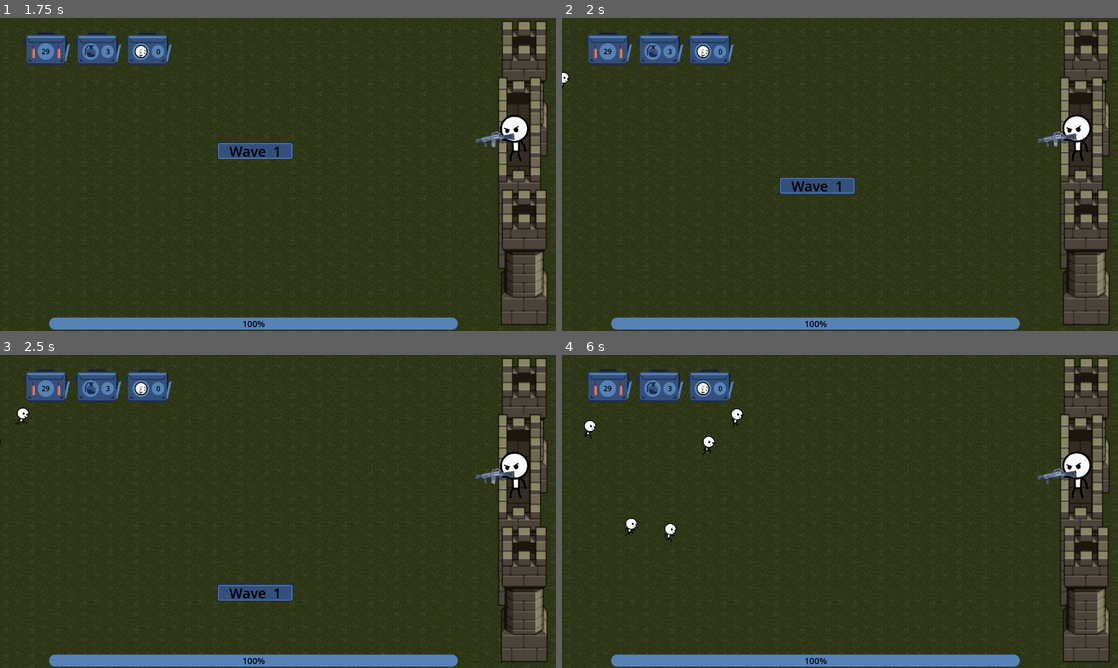
Above: before the commit, frames 1-4 (two rows, left to right).
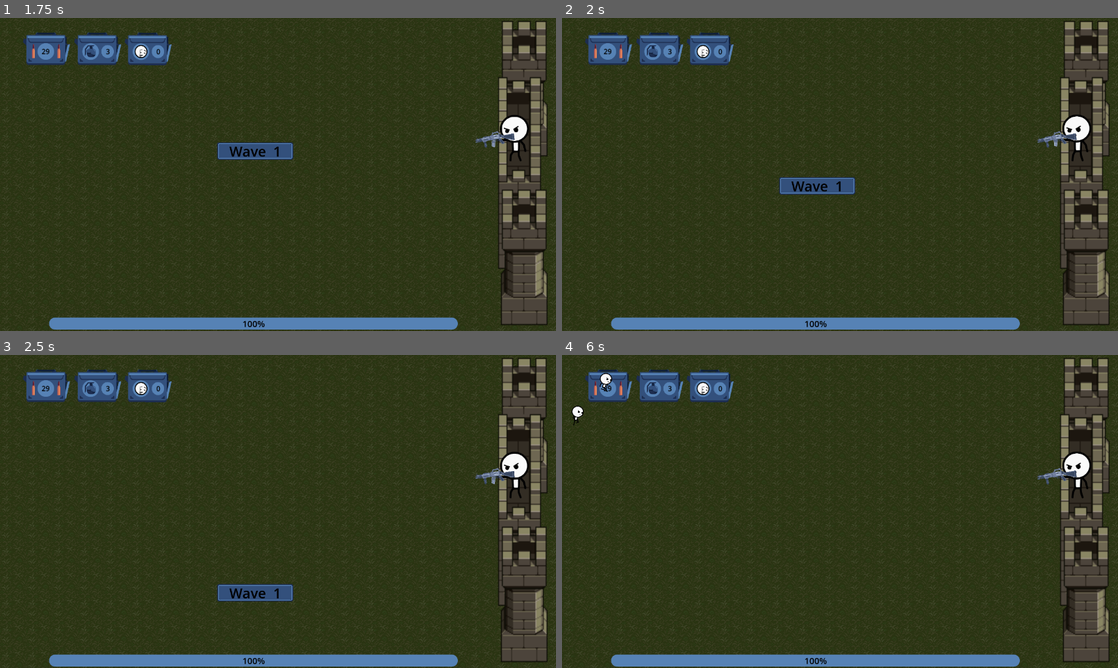
Above: after the commit, the same moments.

Repository: J-R2/stickman_fortress
Game: Godot game, scene res://scenes/main.tscn
Same seed, same stepped clock (60 frames per second), same inputs: the game is played once before the commit and once after it. Sound files missing from this copy of the repository are replaced by a short silence.
Inputs (mouse positions are in pixels of both pictures, inside the frame that each line leads up to):
- Up to frame 1 (1.75 s): click "PLAY" at 0.5 s; tap Enter at 1.25 s; move the mouse to (400, 158) at 1.27 s; tap R at 1.35 s; click (400, 158) at 1.42 s
- Up to frame 2 (2 s): no input
- Up to frame 3 (2.5 s): move the mouse to (166, 527) at 2.02 s; tap R at 2.1 s; click (166, 527) at 2.17 s
- Up to frame 4 (6 s): move the mouse to (895, 442) at 2.77 s; tap R every 0.75 s from 2.85 to 5.85 s; click (895, 442) at 2.92 s; move the mouse to (812, 574) at 3.52 s; click (812, 574) at 3.67 s; move the mouse to (1006, 558) at 4.27 s; click (1006, 558) at 4.42 s; move the mouse to (673, 464) at 5.02 s; click (673, 464) at 5.17 s; move the mouse to (867, 511) at 5.77 s; click (867, 511) at 5.92 s

Frame 1 is identical in both runs. In frame 2, less than 0.1% of the frame differs, in the area x 0-2%, y 17-23%; in frame 3, less than 0.1%; in frame 4, 0.6%, in the area x 1-33%, y 5-60%.

Commit message:
fixed hud intercepting mouse clicks, increased delay between waves

Diff:
--- a/scenes/enemy_spawner_scene/enemy_spawner.gd
+++ b/scenes/enemy_spawner_scene/enemy_spawner.gd
@@ -67,6 +67,7 @@
 
 ## Sets the wave banner text and flies the banner across the screen.
 func show_wave_banner() -> void :
+	timer.stop()
 	var txt = "Wave  " + str(current_wave)
 	var banner = $WaveBanner
 	var label = $WaveBanner/Label
@@ -75,6 +76,7 @@
 	var tween = create_tween()
 	tween.tween_property(banner, "position:y", screen_size.y + 150, 3.0)
 	await tween.finished
+	timer.start()
 
 
 ## Instance a enemy scene, position it to the spawn marker, and add enemy to scene.
--- a/scenes/enemy_spawner_scene/enemy_spawner.tscn
+++ b/scenes/enemy_spawner_scene/enemy_spawner.tscn
@@ -7,7 +7,7 @@
 script = ExtResource("1_ns21r")
 
 [node name="Marker" type="Marker2D" parent="."]
-position = Vector2(-39, 136)
+position = Vector2(-39, 50)
 
 [node name="Timer" type="Timer" parent="."]
 autostart = true
--- a/scenes/hud_scene/hud.tscn
+++ b/scenes/hud_scene/hud.tscn
@@ -13,6 +13,7 @@
 grow_horizontal = 2
 grow_vertical = 2
 rotation = 0.00149101
+mouse_filter = 2
 script = ExtResource("1_3sd78")
 
 [node name="AmmoBox" type="TextureRect" parent="."]
--- a/scenes/tower_scene/tower.tscn
+++ b/scenes/tower_scene/tower.tscn
@@ -49,6 +49,7 @@
 offset_top = 342.0
 offset_right = -155.0
 offset_bottom = 370.0
+mouse_filter = 2
 theme_override_colors/font_color = Color(0, 0, 0, 1)
 theme_override_font_sizes/font_size = 20
 theme_override_styles/background = SubResource("StyleBoxEmpty_focek")
